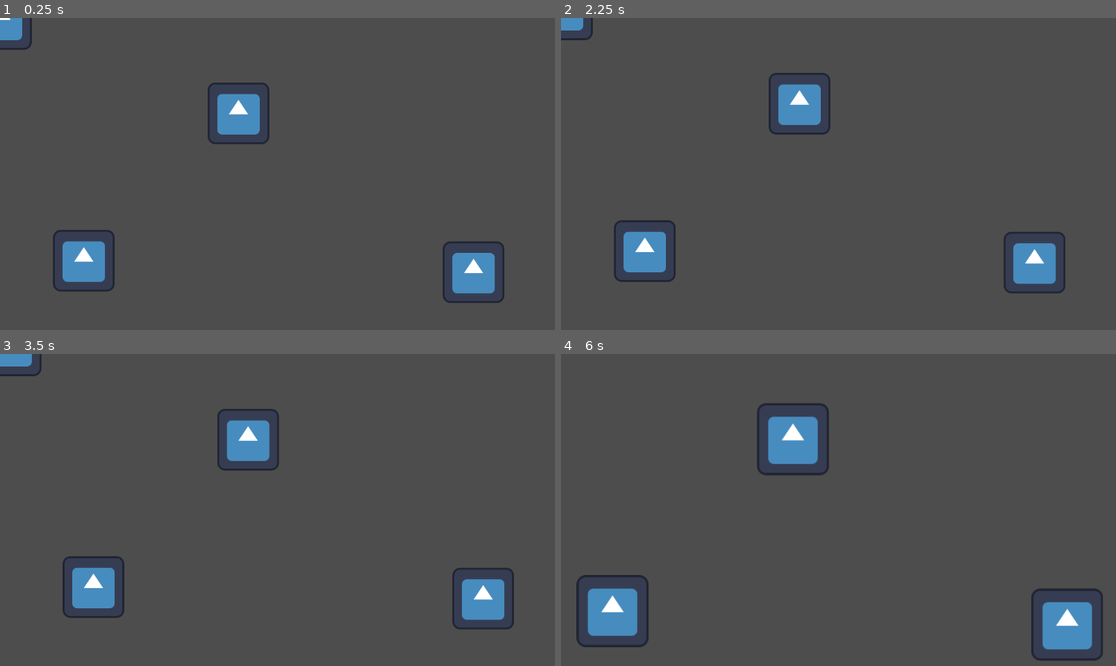
Above: before the commit, frames 1-4 (two rows, left to right).
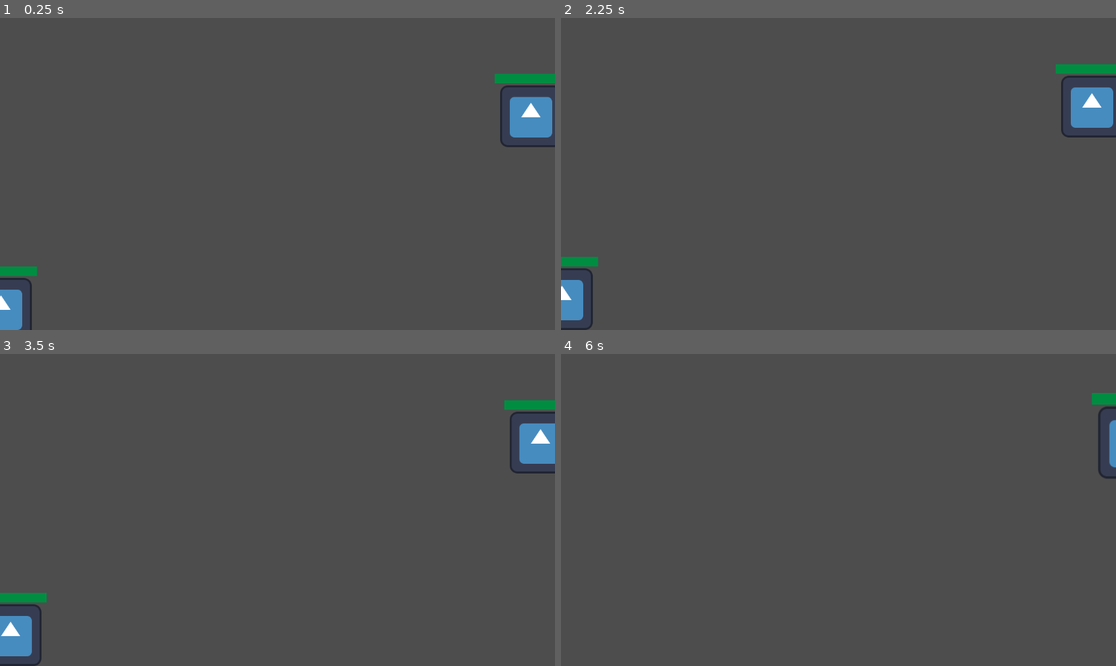
Above: after the commit, the same moments.

Repository: Mohammed-Kapiel/Vuno-The-Adventureers-Log
Game: Godot game, scene res://Scenes/level_test.tscn
Two runs of this game, one before a commit and one after it. Both use one fixed random seed, a clock stepped at 60 frames per second and the inputs below. The engine's default icon, where the game draws it, is replaced by a stand-in: a white triangle on a blue panel in a dark square.
Inputs (mouse positions are in pixels of both pictures, inside the frame that each line leads up to):
- Up to frame 1 (0.25 s): no input
- Up to frame 2 (2.25 s): tap Enter at 0.5, 2 s; move the mouse to (960, 158) at 0.52 s; right-click (960, 158) at 0.6 s; tap Space at 1.25 s; move the mouse to (727, 189) at 1.27 s; right-click (727, 189) at 1.35 s; move the mouse to (894, 105) at 2.02 s; tap S (move_camera_down) at 2.1 s
- Up to frame 3 (3.5 s): right-click (333, 441) at 2.3 s; tap Space at 2.75 s; move the mouse to (249, 572) at 2.77 s; tap A (move_camera_left) at 2.85 s; right-click (249, 572) at 3.05 s
- Up to frame 4 (6 s): tap Enter at 3.5 s; move the mouse to (1005, 556) at 3.52 s; tap D (move_camera_right) at 3.6 s; right-click (1005, 556) at 3.8 s; tap Space at 4.25 s; move the mouse to (672, 463) at 4.27 s; tap W (move_camera_up) at 4.35 s; right-click (672, 463) at 4.55 s; move the mouse to (866, 510) at 5.02 s; click (866, 510) at 5.1 s; right-click (866, 510) at 5.3 s; move the mouse to (755, 432) at 5.77 s; tap Mouse wheel up (zoom_camera_in) at 5.85 s

The runs differ from the first frame. In frame 1, 6.6% of the frame differs, in the area x 0-100%, y 0-100%; in frame 2, 6.4%; in frame 3, 6.6%; in frame 4, 5.8%.

Commit message:
Unit Damage and Health Logic

Diff:
--- a/Managers/Units/Unit Stats/musketeer.tres
+++ /dev/null
@@ -1,8 +0,0 @@
-[gd_resource type="Resource" script_class="Unit_Stats" load_steps=2 format=3 uid="uid://b4vcaiu3kq1ai"]
-
-[ext_resource type="Script" path="res://Managers/Units/Unit Stats/unit_stats.gd" id="1_tibeh"]
-
-[resource]
-script = ExtResource("1_tibeh")
-move_acceleration = 50.0
-move_speed = 200.0
--- a/Managers/Units/Unit Stats/unit_stats.gd
+++ /dev/null
@@ -1,4 +0,0 @@
-class_name Unit_Stats extends Resource
-
-@export var move_acceleration : float
-@export var move_speed : float
--- /dev/null
+++ b/Objects/Components/Attack Manager/attack_manager.gd
@@ -0,0 +1,34 @@
+class_name Attack_Manager extends Area2D
+
+@onready var attack_timer = $"Attack Timer"
+@onready var attack_collision_shape = $"Attack Collision Shape"
+
+var damage : float
+
+@export var ignored : Array[Health_Manager]
+var targets_in_range : Array[Health_Manager]
+
+func setup_stats(stats:Unit_Stats):
+	damage = stats.damage
+
+	attack_collision_shape.shape = CircleShape2D.new()
+	attack_collision_shape.shape.radius = stats.attack_range
+
+	attack_timer.wait_time = 1/stats.attack_speed
+
+func _on_area_entered(area):
+	if area is Health_Manager:
+		var tmp = area as Health_Manager
+		if !ignored.has(tmp):
+			targets_in_range.append(tmp)
+			tmp.death.connect(_on_area_exited)
+			attack_timer.start()
+
+func _on_area_exited(area):
+	targets_in_range.erase(area)
+	area.death.disconnect(_on_area_exited)
+	if targets_in_range.size() == 0:
+		attack_timer.stop()
+
+func _on_attack_timer_timeout():
+	targets_in_range[0].recieve_damage(damage)
--- /dev/null
+++ b/Objects/Components/Attack Manager/attack_manager.tscn
@@ -0,0 +1,20 @@
+[gd_scene load_steps=3 format=3 uid="uid://bufu7weo7vawn"]
+
+[ext_resource type="Script" path="res://Objects/Components/Attack Manager/attack_manager.gd" id="1_b40e7"]
+
+[sub_resource type="CircleShape2D" id="CircleShape2D_fp8ul"]
+
+[node name="Attack Manager" type="Area2D"]
+collision_layer = 0
+collision_mask = 2
+script = ExtResource("1_b40e7")
+
+[node name="Attack Collision Shape" type="CollisionShape2D" parent="."]
+shape = SubResource("CircleShape2D_fp8ul")
+debug_color = Color(0, 0.6, 0.701961, 0.419608)
+
+[node name="Attack Timer" type="Timer" parent="."]
+
+[connection signal="area_entered" from="." to="." method="_on_area_entered"]
+[connection signal="area_exited" from="." to="." method="_on_area_exited"]
+[connection signal="timeout" from="Attack Timer" to="." method="_on_attack_timer_timeout"]
--- /dev/null
+++ b/Objects/Components/Health Manager/health_manager.gd
@@ -0,0 +1,29 @@
+class_name Health_Manager extends Area2D
+
+signal death(Health_Manager)
+
+@onready var health_bar = $"Health Bar"
+
+var health : float = 100
+var max_health : float = 100
+
+func setup_stats(stats:Unit_Stats):
+	max_health = stats.max_health
+	health = max_health
+
+func _ready():
+	health_bar.value = 1
+
+func recieve_damage(damage:float):
+	health -= damage
+	health_bar.value = health / max_health
+
+	if health <= 0:
+		death.emit(self)
+
+func recieve_healing(healing:float):
+	health += healing
+	health_bar.value = health / max_health
+
+	if health > max_health:
+		health = max_health
--- /dev/null
+++ b/Objects/Components/Health Manager/health_manager.tscn
@@ -0,0 +1,38 @@
+[gd_scene load_steps=5 format=3 uid="uid://bmms4yangvq1x"]
+
+[ext_resource type="Script" path="res://Objects/Components/Health Manager/health_manager.gd" id="1_edhyu"]
+
+[sub_resource type="CircleShape2D" id="CircleShape2D_661hb"]
+radius = 62.2013
+
+[sub_resource type="StyleBoxFlat" id="StyleBoxFlat_lua7x"]
+bg_color = Color(0, 0.0666667, 0, 0.584314)
+
+[sub_resource type="StyleBoxFlat" id="StyleBoxFlat_ky6be"]
+bg_color = Color(0, 0.552941, 0.258824, 1)
+
+[node name="Health Manager" type="Area2D"]
+collision_layer = 2
+collision_mask = 0
+script = ExtResource("1_edhyu")
+
+[node name="CollisionShape2D" type="CollisionShape2D" parent="."]
+shape = SubResource("CircleShape2D_661hb")
+
+[node name="Health Bar" type="ProgressBar" parent="."]
+anchors_preset = 15
+anchor_right = 1.0
+anchor_bottom = 1.0
+offset_left = -75.0
+offset_top = -88.0
+offset_right = 75.0
+offset_bottom = -68.0
+grow_horizontal = 2
+grow_vertical = 2
+size_flags_horizontal = 3
+size_flags_vertical = 3
+theme_override_styles/background = SubResource("StyleBoxFlat_lua7x")
+theme_override_styles/fill = SubResource("StyleBoxFlat_ky6be")
+max_value = 1.0
+value = 0.5
+show_percentage = false
--- /dev/null
+++ b/Objects/Units/Unit Stats/musketeer.tres
@@ -0,0 +1,13 @@
+[gd_resource type="Resource" script_class="Unit_Stats" load_steps=2 format=3 uid="uid://b4vcaiu3kq1ai"]
+
+[ext_resource type="Script" path="res://Objects/Units/Unit Stats/unit_stats.gd" id="1_dd7pk"]
+
+[resource]
+script = ExtResource("1_dd7pk")
+move_acceleration = 50.0
+move_speed = 200.0
+max_health = 100.0
+damage = 10.0
+attack_speed = 4.0
+attack_range = 200.0
+detection_range = 400.0
--- /dev/null
+++ b/Objects/Units/Unit Stats/squire.tres
@@ -0,0 +1,11 @@
+[gd_resource type="Resource" script_class="Unit_Stats" load_steps=2 format=3 uid="uid://ck3k7qkfamsd7"]
+
+[ext_resource type="Script" path="res://Objects/Units/Unit Stats/unit_stats.gd" id="1_kdxuw"]
+
+[resource]
+script = ExtResource("1_kdxuw")
+move_acceleration = 50.0
+move_speed = 200.0
+attack_speed = 0.5
+attack_range = 10.0
+detection_range = 10.0
--- /dev/null
+++ b/Objects/Units/Unit Stats/unit_stats.gd
@@ -0,0 +1,12 @@
+class_name Unit_Stats extends Resource
+
+@export var move_acceleration : float = 50
+@export var move_speed : float = 200
+
+@export var max_health : float = 100
+
+@export var damage : float = 10
+@export var attack_speed : float = 0.5
+@export var attack_range : float = 50
+
+@export var detection_range : float = 200
--- a/Objects/Units/unit.gd
+++ b/Objects/Units/unit.gd
@@ -5,8 +5,21 @@
 @onready var selection_overlay = $"Selection Overlay"
 @onready var navigation_agent = $NavigationAgent2D
 
+@onready var attack_manager : Attack_Manager = $"Attack Manager"
+@onready var health_manager : Health_Manager= $"Health Manager"
+
+@onready var detection_collision_shape = $"Detection Range/Detection Collision Shape"
+
 var is_following : bool = false
 @export var move_target : Vector2
+
+func _ready():
+	attack_manager.setup_stats(stats)
+	health_manager.setup_stats(stats)
+
+	detection_collision_shape.shape = CircleShape2D.new()
+
+	detection_collision_shape.shape.radius = stats.detection_range
 
 
 func select(is_true:bool = true):
@@ -26,3 +39,13 @@
 		if !is_following:
 			velocity = velocity.lerp(direction * stats.move_speed, stats.move_acceleration * delta)
 			move_and_slide()
+
+func on_death(health_manager):
+	queue_free()
+
+func _on_detection_range_body_entered(body):
+	print(self.name + " detected " + body.name + " entered")
+
+
+func _on_detection_range_body_exited(body):
+	print(self.name + " detected " + body.name + " exited")
--- a/Objects/Units/unit.tscn
+++ b/Objects/Units/unit.tscn
@@ -1,8 +1,10 @@
-[gd_scene load_steps=6 format=3 uid="uid://nu7um6h5hlo0"]
+[gd_scene load_steps=9 format=3 uid="uid://nu7um6h5hlo0"]
 
 [ext_resource type="Script" path="res://Objects/Units/unit.gd" id="1_lthus"]
-[ext_resource type="Resource" uid="uid://b4vcaiu3kq1ai" path="res://Managers/Units/Unit Stats/musketeer.tres" id="2_eoq5a"]
+[ext_resource type="Resource" uid="uid://b4vcaiu3kq1ai" path="res://Objects/Units/Unit Stats/musketeer.tres" id="2_7hurq"]
 [ext_resource type="Texture2D" uid="uid://dulv2gfgrfins" path="res://icon.svg" id="2_qior7"]
+[ext_resource type="PackedScene" uid="uid://bufu7weo7vawn" path="res://Objects/Components/Attack Manager/attack_manager.tscn" id="4_l5wyw"]
+[ext_resource type="PackedScene" uid="uid://bmms4yangvq1x" path="res://Objects/Components/Health Manager/health_manager.tscn" id="4_scuqf"]
 
 [sub_resource type="RectangleShape2D" id="RectangleShape2D_we0p5"]
 size = Vector2(129, 76)
@@ -16,9 +18,12 @@
 border_color = Color(4.81307e-07, 0.705976, 0.523266, 1)
 border_blend = true
 
+[sub_resource type="CircleShape2D" id="CircleShape2D_1n6xd"]
+radius = 23.65
+
 [node name="Unit" type="CharacterBody2D" groups=["Units"]]
 script = ExtResource("1_lthus")
-stats = ExtResource("2_eoq5a")
+stats = ExtResource("2_7hurq")
 
 [node name="Art" type="Sprite2D" parent="."]
 texture = ExtResource("2_qior7")
@@ -42,3 +47,18 @@
 radius = 68.64
 max_neighbors = 100
 debug_enabled = true
+
+[node name="Detection Range" type="Area2D" parent="."]
+collision_layer = 0
+
+[node name="Detection Collision Shape" type="CollisionShape2D" parent="Detection Range"]
+shape = SubResource("CircleShape2D_1n6xd")
+
+[node name="Attack Manager" parent="." node_paths=PackedStringArray("ignored") instance=ExtResource("4_l5wyw")]
+ignored = [NodePath("../Health Manager")]
+
+[node name="Health Manager" parent="." instance=ExtResource("4_scuqf")]
+
+[connection signal="body_entered" from="Detection Range" to="." method="_on_detection_range_body_entered"]
+[connection signal="body_exited" from="Detection Range" to="." method="_on_detection_range_body_exited"]
+[connection signal="death" from="Health Manager" to="." method="on_death"]
--- a/Managers/Units/unit_manager.tscn
+++ b/Objects/Units/unit_manager.tscn
@@ -1,6 +1,6 @@
 [gd_scene load_steps=2 format=3 uid="uid://cqouh1r7475qg"]
 
-[ext_resource type="Script" path="res://Managers/Units/unit_manager.gd" id="1_f0uho"]
+[ext_resource type="Script" path="res://Objects/Units/unit_manager.gd" id="1_f0uho"]
 
 [node name="Unit Manager" type="Node"]
 script = ExtResource("1_f0uho")
--- a/Scenes/level_test.tscn
+++ b/Scenes/level_test.tscn
@@ -1,9 +1,10 @@
-[gd_scene load_steps=6 format=3 uid="uid://do20j54t67i77"]
+[gd_scene load_steps=7 format=3 uid="uid://do20j54t67i77"]
 
 [ext_resource type="PackedScene" uid="uid://j1gdngxs0vdd" path="res://Managers/Camera/camera_controller.tscn" id="1_2xe5c"]
-[ext_resource type="PackedScene" uid="uid://cqouh1r7475qg" path="res://Managers/Units/unit_manager.tscn" id="1_h4676"]
+[ext_resource type="PackedScene" uid="uid://cqouh1r7475qg" path="res://Objects/Units/unit_manager.tscn" id="1_h4676"]
 [ext_resource type="PackedScene" uid="uid://brig5ceet5vng" path="res://Scenes/hud.tscn" id="2_k0u8l"]
 [ext_resource type="PackedScene" uid="uid://nu7um6h5hlo0" path="res://Objects/Units/unit.tscn" id="3_ow3gk"]
+[ext_resource type="Resource" uid="uid://ck3k7qkfamsd7" path="res://Objects/Units/Unit Stats/squire.tres" id="5_0sa4m"]
 
 [sub_resource type="NavigationPolygon" id="NavigationPolygon_gn267"]
 vertices = PackedVector2Array(516, 338, 569, 1273, -398, 1242, -406, -271, 1680, -280, 1678, 831, 968, 801, 734, 78, 722, 76)
@@ -21,15 +22,19 @@
 [node name="HUD" parent="." instance=ExtResource("2_k0u8l")]
 
 [node name="Unit" parent="." instance=ExtResource("3_ow3gk")]
+position = Vector2(0, 602)
 
 [node name="Unit2" parent="." instance=ExtResource("3_ow3gk")]
-position = Vector2(493, 196)
+position = Vector2(1295, 196)
+stats = ExtResource("5_0sa4m")
 
 [node name="Unit3" parent="." instance=ExtResource("3_ow3gk")]
-position = Vector2(172, 502)
+position = Vector2(1462, 199)
+stats = ExtResource("5_0sa4m")
 
 [node name="Unit4" parent="." instance=ExtResource("3_ow3gk")]
-position = Vector2(981, 526)
+position = Vector2(1100, 202)
+stats = ExtResource("5_0sa4m")
 
 [node name="NavigationRegion2D" type="NavigationRegion2D" parent="."]
 navigation_polygon = SubResource("NavigationPolygon_gn267")
Renamed: Managers/Units/unit_manager.gd -> Objects/Units/unit_manager.gd
